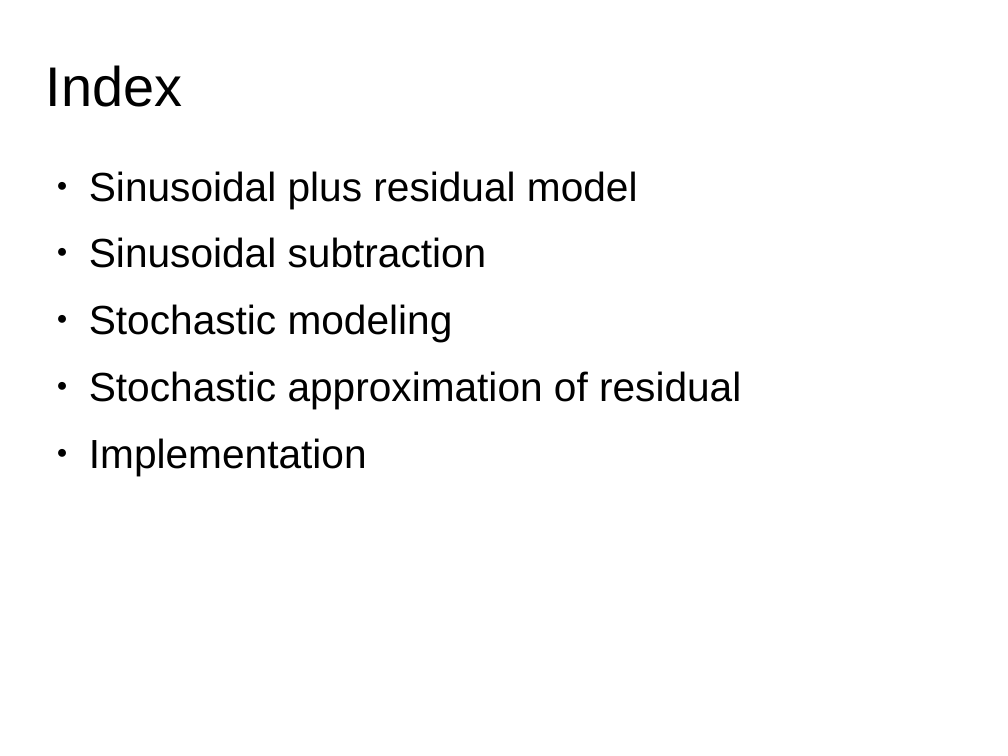
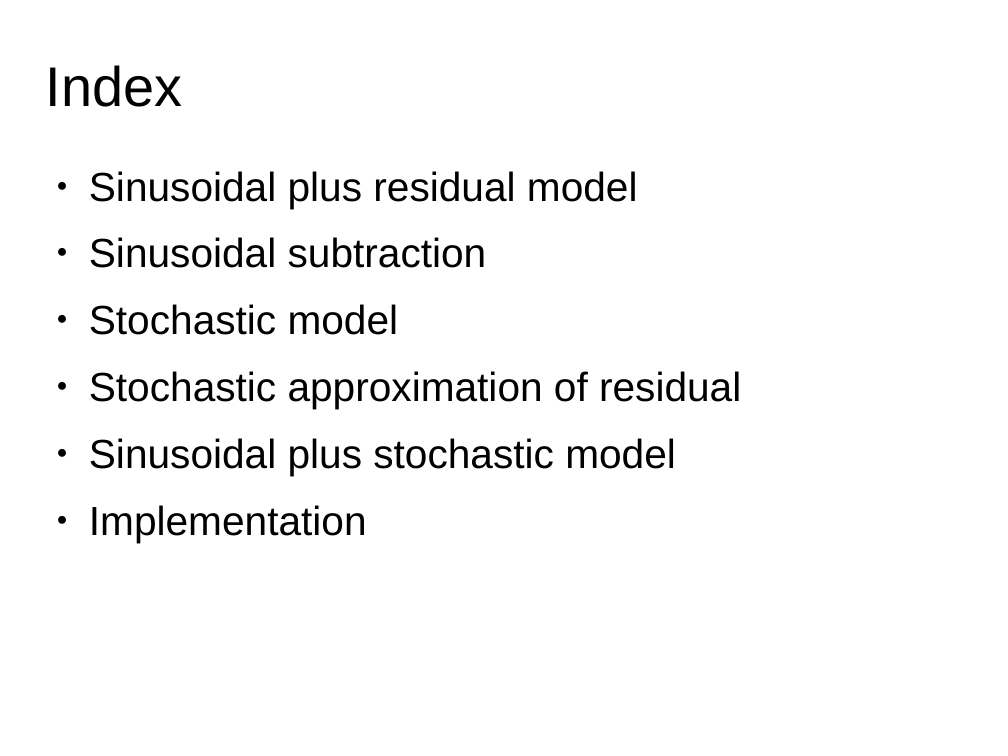
Before and after one commit to MTG/sms-tools, a slide deck: slide 2 of teaching-material/lectures/lect7-Sinusoidal-plus-Residual-model/7-Sinusoidal-plus-Residual-model.odp. Drawn at 1008x756 pixels with LibreOffice and Linux fonts; fonts in the diff are those of the drawing. Boxes give left, top, right and bottom in pixels: in the first picture for what was removed or moved away, otherwise in the second. Text is boxed around its words. In the diff, an @@ line names an element or a change of style, - is before the commit and + after.

```diff
--- a/teaching-material/lectures/lect7-Sinusoidal-plus-Residual-model/7-Sinusoidal-plus-Residual-model.odp
+++ b/teaching-material/lectures/lect7-Sinusoidal-plus-Residual-model/7-Sinusoidal-plus-Residual-model.odp
@@ text at (x1=89, y1=304, x2=399, y2=335): text changed @@
-● Stochastic modeling
+● Stochastic model
@@ text at (x1=89, y1=438, x2=676, y2=475): paragraph added @@
+● Sinusoidal plus stochastic model
```
Also in this commit, not shown: 8 other slides changed, 1 slide added, 1 slide removed, 17 other files.
